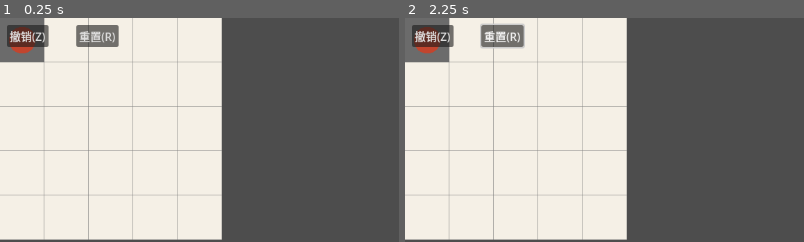
Above: before the commit, frames 1-2 (left to right).
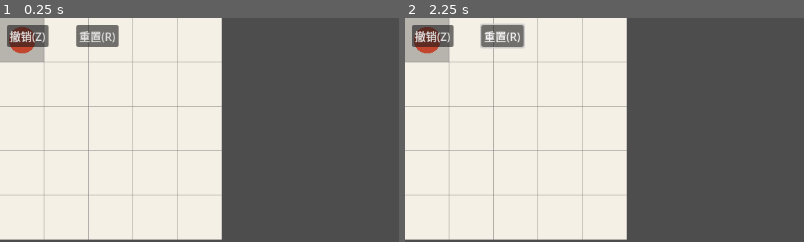
Above: after the commit, the same moments.

Repository: earneet/monk
Game: Godot game, scene res://Scenes/level.tscn
Two runs of this game, one before a commit and one after it. Both use one fixed random seed, a clock stepped at 60 frames per second and the inputs below.
Inputs (mouse positions are % of the whole screen's width and height, from its top left):
- Up to frame 1 (0.25 s): no input
- Up to frame 2 (2.25 s): click "撤销(Z)" at 0.5 s; click "重置(R)" at 1.25 s; tap Enter at 2 s; move the mouse to (72, 45) at 2.02 s; hold Right from 2.03 s (still down); hold Shift from 2.03 s (still down); click (72, 45) at 2.17 s
The pictures show only the part of the screen within x 0-50%, y 0-50%; the shares and areas given below are measured in that part.

The runs differ from the first frame. In frame 1, 1.5% of the frame differs, in the area x 0-12%, y 0-20%; in frame 2, 1.5%.

Commit message:
feat(ui): GridRenderer 4 机制占位色 + 状态高亮
Co-Authored-By: Claude <noreply@anthropic.com>

Diff:
--- a/scripts/ui/grid_renderer.gd
+++ b/scripts/ui/grid_renderer.gd
@@ -9,7 +9,12 @@
 const COLOR_EMPTY := Color(0.96, 0.94, 0.90)
 const COLOR_WALL := Color(0.17, 0.17, 0.17)
 const COLOR_WATER := Color(0.35, 0.48, 0.54)
-const COLOR_SWEPT := Color(0.42, 0.42, 0.42)
+const COLOR_LEVER := Color(0.95, 0.78, 0.20)
+const COLOR_DOOR := Color(0.45, 0.30, 0.20)
+const COLOR_BRIDGE := Color(0.55, 0.40, 0.25)
+const COLOR_DWATER_LOW := Color(0.62, 0.78, 0.84)
+const COLOR_DWATER_HIGH := Color(0.30, 0.45, 0.55)
+const COLOR_SWEPT := Color(0.42, 0.42, 0.42, 0.45)
 const COLOR_GRID := Color(0.50, 0.50, 0.50, 0.4)
 
 func bind(grid_model: GridModel, mechanic_system: MechanicSystem, path_state: PathState) -> void:
@@ -26,15 +31,28 @@
         for x in range(_grid_model.size.x):
             var coord := Vector2i(x, y)
             var rect := Rect2(x * cell_size, y * cell_size, cell_size, cell_size)
-            draw_rect(rect, _cell_color(coord), true)
+            draw_rect(rect, _cell_color(coord, _path_state.path), true)
             draw_rect(rect, COLOR_GRID, false)
     for c in _path_state.path:
         draw_rect(Rect2(c.x * cell_size, c.y * cell_size, cell_size, cell_size), COLOR_SWEPT, true)
 
-func _cell_color(coord: Vector2i) -> Color:
+func _cell_color(coord: Vector2i, path: Array) -> Color:
     var data: MechanicData = _mechanic_system.data_at(coord)
     if data is WallData:
         return COLOR_WALL
     if data is FlowingWaterData:
         return COLOR_WATER
+    if data is LeverData:
+        return COLOR_LEVER
+    if data is DoorData:
+        var open: bool = _mechanic_system.is_lever_pressed((data as DoorData).lever_ids, path)
+        return COLOR_DOOR if open else COLOR_DOOR.darkened(0.35)
+    if data is BridgeData:
+        var placed: bool = _mechanic_system.is_lever_pressed((data as BridgeData).lever_ids, path)
+        return COLOR_BRIDGE if placed else COLOR_BRIDGE.darkened(0.35)
+    if data is DynamicWaterData:
+        var dw := data as DynamicWaterData
+        var phase: int = path.size() % dw.period
+        var low: bool = phase < (dw.period + 1) / 2
+        return COLOR_DWATER_LOW if low else COLOR_DWATER_HIGH
     return COLOR_EMPTY
